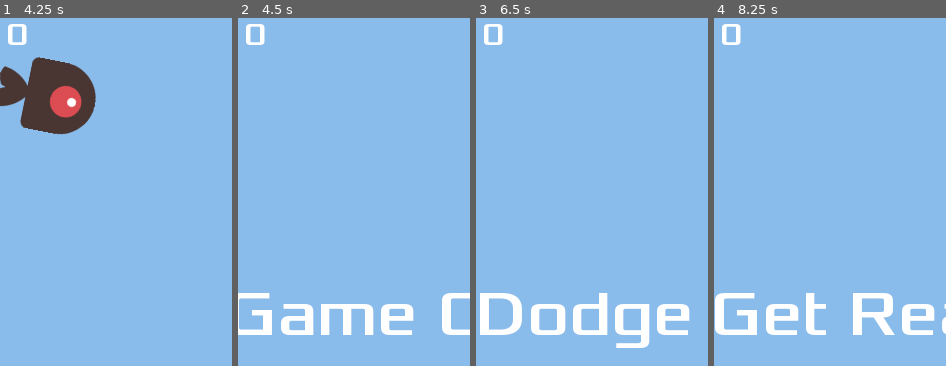
Above: before the commit, frames 1-4 (left to right).
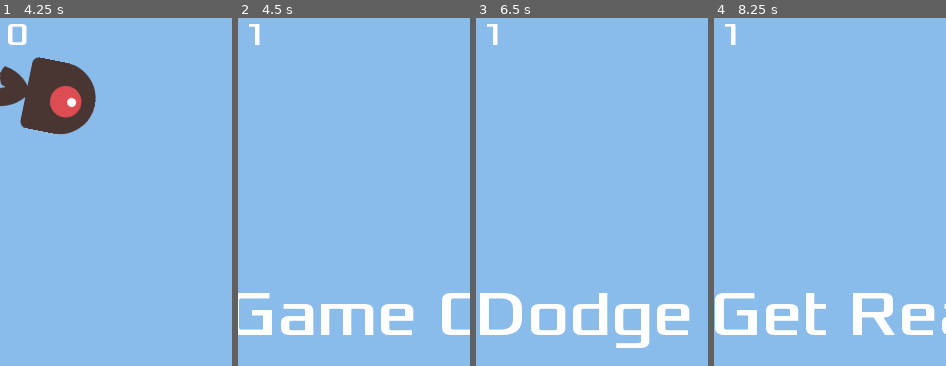
Above: after the commit, the same moments.

Repository: clanam/godot-00-tutorial
Game: Godot game, scene res://Main.tscn
Two runs of this game, one before a commit and one after it. Both use one fixed random seed, a clock stepped at 60 frames per second and the inputs below.
Inputs (mouse positions are % of the whole screen's width and height, from its top left):
- Up to frame 1 (4.25 s): click "Start" at 0.5 s; tap Enter at 1.25 s; move the mouse to (74, 43) at 1.27 s; click (74, 43) at 1.42 s; drag from (31, 54) to (74, 44) at 2.02 s; move the mouse to (62, 26) at 2.77 s; click (62, 26) at 2.92 s; drag from (47, 69) to (21, 33) at 3.52 s
- Up to frame 2 (4.5 s): move the mouse to (83, 64) at 4.27 s; click (83, 64) at 4.42 s
- Up to frame 3 (6.5 s): tap Space at 5 s; drag from (21, 33) to (36, 23) at 5.02 s; tap Enter at 5.75 s; move the mouse to (57, 48) at 5.77 s; click (57, 48) at 5.92 s
- Up to frame 4 (8.25 s): drag from (36, 23) to (31, 54) at 6.52 s; tap Space at 7.25 s; move the mouse to (74, 43) at 7.27 s; click (74, 43) at 7.42 s; click "Start" at 8 s
The pictures show only the part of the screen within x 15-65%, y 0-50%; the shares and areas given below are measured in that part.

Frame 1 is identical in both runs. In frame 2, 0.4% of the frame differs, in the area x 3-12%, y 1-8%; in frame 3, 0.4%; in frame 4, 0.4%.

Commit message:
[🔧] fix high score stupid bug; introduce test failures
I need to figure out how to mock out persistence

Diff:
--- a/HUD.tscn
+++ b/HUD.tscn
@@ -2,38 +2,42 @@
 
 [ext_resource path="res://dodge_assets/fonts/Xolonium-Regular.ttf" type="DynamicFontData" id=1]
 [ext_resource path="res://HUD.gd" type="Script" id=2]
-
-[sub_resource type="DynamicFont" id=7]
-size = 32
-font_data = ExtResource( 1 )
 
 [sub_resource type="DynamicFont" id=1]
 size = 32
 font_data = ExtResource( 1 )
 
 [sub_resource type="DynamicFont" id=2]
+size = 32
+font_data = ExtResource( 1 )
+
+[sub_resource type="DynamicFont" id=3]
 size = 64
 font_data = ExtResource( 1 )
 
-[sub_resource type="DynamicFont" id=3]
+[sub_resource type="DynamicFont" id=4]
 size = 56
 font_data = ExtResource( 1 )
 
-[sub_resource type="InputEventAction" id=4]
+[sub_resource type="InputEventAction" id=5]
 action = "ui_select"
 
-[sub_resource type="ShortCut" id=5]
-shortcut = SubResource( 4 )
+[sub_resource type="ShortCut" id=6]
+shortcut = SubResource( 5 )
 
 [node name="HUD" type="CanvasLayer"]
 script = ExtResource( 2 )
+
+[node name="MessageTimer" type="Timer" parent="."]
+wait_time = 2.0
+one_shot = true
 
 [node name="HiScoreLabel" type="Label" parent="."]
 margin_left = 20.0
 margin_top = 20.0
 margin_right = 246.0
 margin_bottom = 60.0
-custom_fonts/font = SubResource( 7 )
+custom_fonts/font = SubResource( 1 )
 text = "Hi: 0"
 __meta__ = {
 "_edit_use_anchors_": false
@@ -78,15 +82,11 @@
 margin_top = -200.0
 margin_right = 90.0
 margin_bottom = -100.0
-custom_fonts/font = SubResource( 3 )
-shortcut = SubResource( 5 )
+custom_fonts/font = SubResource( 4 )
+shortcut = SubResource( 6 )
 text = "Start"
 __meta__ = {
 "_edit_use_anchors_": false
 }
-
-[node name="MessageTimer" type="Timer" parent="."]
-wait_time = 2.0
-one_shot = true
+[connection signal="timeout" from="MessageTimer" to="." method="_on_MessageTimer_timeout"]
 [connection signal="pressed" from="StartButton" to="." method="_on_StartButton_pressed"]
-[connection signal="timeout" from="MessageTimer" to="." method="_on_MessageTimer_timeout"]
--- a/Main.gd
+++ b/Main.gd
@@ -17,7 +17,7 @@
 	$DeathSound.play()
 	$HUD.show_game_over()
 
-	if high_score > score:
+	if high_score < score:
 		high_score = score
 		$HUD.update_high_score(high_score)
 		save_game()
--- a/test/unit/test_main.gd
+++ b/test/unit/test_main.gd
@@ -22,6 +22,28 @@
 	remove_child(_main)
 
 
+func test_game_over_no_high_score():
+	_main.high_score = 12
+	_main.score = 10
+
+	_main.game_over()
+
+	assert_called(_hud, "game_over")
+	assert_not_called(_hud, "update_high_score")
+	assert_eq(_main.high_score, 15)
+
+
+func test_game_over_new_high_score():
+	_main.high_score = 12
+	_main.score = 15
+
+	_main.game_over()
+
+	assert_called(_hud, "game_over")
+	assert_called(_hud, "update_high_score", [15])
+	assert_eq(_main.high_score, 15)
+
+
 func test_new_game_sets_hud_state():
 	_main.new_game()
 	assert_called(_hud, "show_message", ["Get Ready"])
Not shown: 2 places in HUD.tscn that only renumber resources
